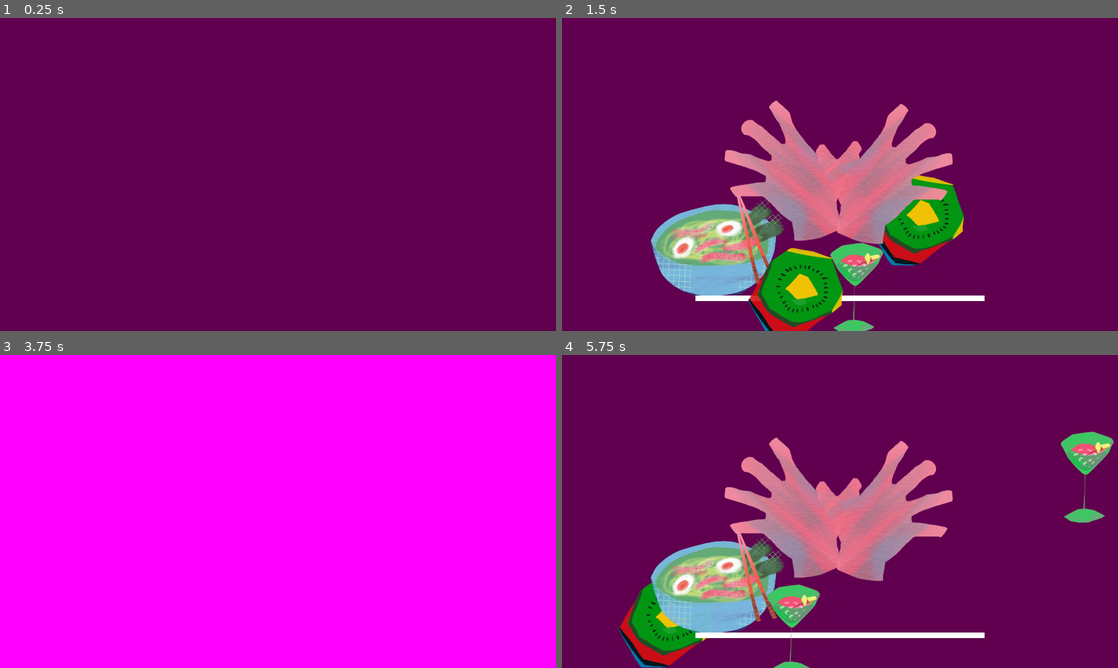
Above: before the commit, frames 1-4 (two rows, left to right).
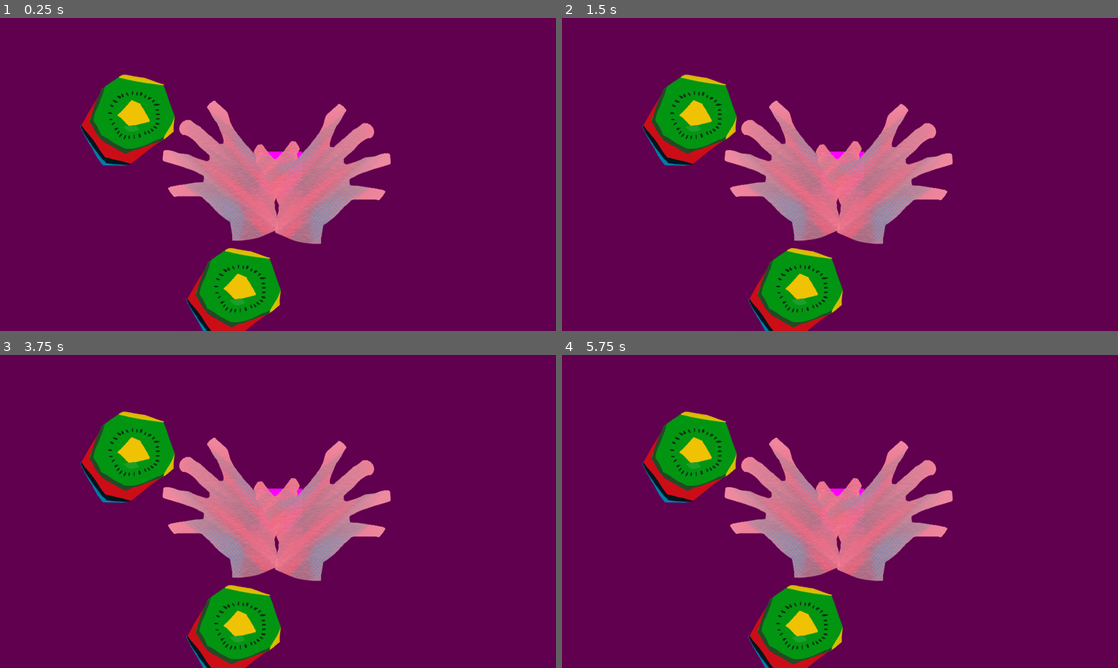
Above: after the commit, the same moments.

Repository: riioze/GameJamFevrier2024
Game: Godot game, scene res://scenes/main.tscn
The game is run twice, just before and just after one commit, with the same random seed, the same clock (stepped at 60 frames per second) and the same inputs.
Inputs (mouse positions are in pixels of both pictures, inside the frame that each line leads up to):
- Up to frame 1 (0.25 s): no input
- Up to frame 2 (1.5 s): tap Enter (Confirm) at 0.5, 1.35 s; move the mouse to (962, 158) at 0.52 s; hold Enter (Confirm) 0.53-1.28 s; move the mouse to (728, 190) at 1.27 s
- Up to frame 3 (3.75 s): tap Enter (Confirm) at 2, 2.85, 3.5 s; move the mouse to (333, 442) at 2.02 s; hold Enter (Confirm) 2.03-2.78 s; move the mouse to (250, 574) at 2.77 s; move the mouse to (444, 558) at 3.52 s; hold Enter (Confirm) from 3.53 s (still down)
- Up to frame 4 (5.75 s): move the mouse to (673, 464) at 4.27 s; release Enter (Confirm) at 4.28 s; tap Enter (Confirm) at 4.35 s; move the mouse to (867, 511) at 5.02 s; hold Enter (Confirm) from 5.03 s (still down)

The runs differ from the first frame. In frame 1, 16% of the frame differs, in the area x 14-71%, y 18-100%; in frame 2, 13%; in frame 3, 100%, in the area x 0-100%, y 0-100%; in frame 4, 16%.

Commit message:
menu stuff

Diff:
--- a/scenes/game.tscn
+++ b/scenes/game.tscn
@@ -1,7 +1,7 @@
 [gd_scene load_steps=8 format=3 uid="uid://7ce888h1fjw1"]
 
 [ext_resource type="Script" path="res://scripts/game_manager.gd" id="1_3htwk"]
-[ext_resource type="PackedScene" uid="uid://bkjy1n2vkd507" path="res://scenes/stuffs.tscn" id="3_uotv3"]
+[ext_resource type="PackedScene" uid="uid://bkjy1n2vkd507" path="res://scenes/stuff/stuffs.tscn" id="2_fvvv8"]
 [ext_resource type="PackedScene" uid="uid://bmq8ca2ph2iry" path="res://scenes/sanity.tscn" id="3_wh5sc"]
 [ext_resource type="Script" path="res://scripts/round_manager.gd" id="8_iq5pv"]
 [ext_resource type="Script" path="res://scripts/eyes.gd" id="9_kbkh5"]
@@ -13,7 +13,7 @@
 [node name="game" type="Node"]
 script = ExtResource("1_3htwk")
 
-[node name="stuffs" parent="." instance=ExtResource("3_uotv3")]
+[node name="stuffs" parent="." instance=ExtResource("2_fvvv8")]
 
 [node name="sanity" parent="." instance=ExtResource("3_wh5sc")]
 
--- a/scenes/hands/arm.tscn
+++ b/scenes/hands/arm.tscn
@@ -35,6 +35,7 @@
 [node name="Hand" type="Node" parent="."]
 
 [node name="HandSprite" type="Sprite2D" parent="Hand"]
+z_index = 10
 texture = ExtResource("5_i2no6")
 
 [node name="NodeFollowNode" type="Node" parent="Hand/HandSprite" node_paths=PackedStringArray("followed")]
--- a/scenes/menu.gd
+++ /dev/null
@@ -1,5 +0,0 @@
-class_name MenuManager extends Node
-
-func _input(event):
-	if event.is_action_pressed("Confirm"):
-		SceneManager.load_game()
--- a/scenes/menu.tscn
+++ b/scenes/menu.tscn
@@ -1,6 +1,12 @@
-[gd_scene load_steps=2 format=3 uid="uid://35qsbc85q6sm"]
+[gd_scene load_steps=4 format=3 uid="uid://35qsbc85q6sm"]
 
-[ext_resource type="Script" path="res://scenes/menu.gd" id="1_j78wb"]
+[ext_resource type="Script" path="res://scripts/menu.gd" id="1_sc1lf"]
+[ext_resource type="PackedScene" uid="uid://bjiujhb3mbxhn" path="res://scenes/hands/hands.tscn" id="2_hu80o"]
+[ext_resource type="PackedScene" uid="uid://bciqjxdj147b1" path="res://scenes/stuff/menu_stuff.tscn" id="3_8pch8"]
 
 [node name="menu" type="Node"]
-script = ExtResource("1_j78wb")
+script = ExtResource("1_sc1lf")
+
+[node name="hands" parent="." instance=ExtResource("2_hu80o")]
+
+[node name="MenuStuff" parent="." instance=ExtResource("3_8pch8")]
--- /dev/null
+++ b/scenes/stuff/menu_stuff.tscn
@@ -0,0 +1,18 @@
+[gd_scene load_steps=4 format=3 uid="uid://bciqjxdj147b1"]
+
+[ext_resource type="Script" path="res://scripts/menu_stuff.gd" id="1_7ujjp"]
+[ext_resource type="PackedScene" uid="uid://c10ad6r75j0st" path="res://scenes/stuff/stuff_button.tscn" id="2_d7lhk"]
+
+[sub_resource type="PlaceholderTexture2D" id="PlaceholderTexture2D_tferg"]
+size = Vector2(150, 150)
+
+[node name="MenuStuff" type="Node" node_paths=PackedStringArray("stuff_list")]
+script = ExtResource("1_7ujjp")
+stuff_list = [NodePath("StartButton")]
+
+[node name="StartButton" parent="." node_paths=PackedStringArray("action_node") instance=ExtResource("2_d7lhk")]
+action_node = NodePath("../Action")
+
+[node name="Action" type="Sprite2D" parent="."]
+position = Vector2(970, 535)
+texture = SubResource("PlaceholderTexture2D_tferg")
--- a/scenes/stuff.tscn
+++ b/scenes/stuff/stuff.tscn
@@ -1,8 +1,8 @@
 [gd_scene load_steps=5 format=3 uid="uid://vpqhsiin2c57"]
 
-[ext_resource type="Script" path="res://scripts/stuff/stuff.gd" id="1_sym8t"]
-[ext_resource type="Script" path="res://scripts/node/rigid_follow_node.gd" id="2_4fmqt"]
-[ext_resource type="Texture2D" uid="uid://bijb28icxn5d" path="res://sprites/stuff/KiwiV1.png" id="3_gadkx"]
+[ext_resource type="Script" path="res://scripts/stuff/stuff.gd" id="1_3ceh0"]
+[ext_resource type="Texture2D" uid="uid://bijb28icxn5d" path="res://sprites/stuff/KiwiV1.png" id="2_ogw5a"]
+[ext_resource type="Script" path="res://scripts/node/rigid_follow_node.gd" id="3_pxjvc"]
 
 [sub_resource type="CircleShape2D" id="CircleShape2D_be35m"]
 radius = 100.0
--- /dev/null
+++ b/scenes/stuff/stuff_button.tscn
@@ -0,0 +1,24 @@
+[gd_scene load_steps=5 format=3 uid="uid://c10ad6r75j0st"]
+
+[ext_resource type="Script" path="res://scripts/stuff/stuff_button.gd" id="1_1qm7u"]
+[ext_resource type="Texture2D" uid="uid://bijb28icxn5d" path="res://sprites/stuff/KiwiV1.png" id="2_inlb0"]
+[ext_resource type="Script" path="res://scripts/node/rigid_follow_node.gd" id="3_288r1"]
+
+[sub_resource type="CircleShape2D" id="CircleShape2D_vgi8a"]
+radius = 100.0
+
+[node name="StuffButton" type="RigidBody2D"]
+position = Vector2(438, 349)
+collision_layer = 2
+collision_mask = 2
+gravity_scale = 0.0
+script = ExtResource("1_1qm7u")
+
+[node name="CollisionShape2D" type="CollisionShape2D" parent="."]
+shape = SubResource("CircleShape2D_vgi8a")
+
+[node name="Sprite2D" type="Sprite2D" parent="."]
+texture = ExtResource("2_inlb0")
+
+[node name="RigidFollowNode" type="Node" parent="."]
+script = ExtResource("3_288r1")
--- a/scripts/hands/hand.gd
+++ b/scripts/hands/hand.gd
@@ -22,7 +22,7 @@
 var forearm_lenght : float = 700
 var arm_lenght : float = 700
 
-@onready var stuff_manager : StuffManager = SceneManager.game.get_node("stuffs")
+@onready var stuff_manager : Node #= SceneManager.game.get_node("stuffs")
 var closest_stuff : Stuff
 var old_closest_stuff : Stuff
 var picked_stuff : Stuff
@@ -50,6 +50,11 @@
 		state.set_transform(t)
 
 func get_closest_stuff() -> Stuff:
+	if SceneManager.game != null:
+		stuff_manager = SceneManager.game.get_node("stuffs")
+	elif SceneManager.menu != null:
+		stuff_manager = SceneManager.menu.get_node("MenuStuff")
+
 	var stuff_list = stuff_manager.stuff_list
 	if(stuff_list.size() == 0): return null
 
--- /dev/null
+++ b/scripts/menu.gd
@@ -0,0 +1,5 @@
+class_name MenuManager extends Node
+
+#func _input(event):
+	#if event.is_action_pressed("Confirm"):
+		#SceneManager.load_game()
--- /dev/null
+++ b/scripts/menu_stuff.gd
@@ -0,0 +1,3 @@
+class_name MenuStuff extends Node
+
+@export var stuff_list : Array[Stuff] = []
--- a/scripts/stuff/stuff.gd
+++ b/scripts/stuff/stuff.gd
@@ -65,3 +65,6 @@
 	follow_node.active = false
 	follow_node.followed = null
 	new_scale = 1
+
+	if has_method("let_go_bis"):
+		call("let_go_bis")
--- /dev/null
+++ b/scripts/stuff/stuff_button.gd
@@ -0,0 +1,14 @@
+class_name StuffButton extends Stuff
+
+@export var action_node : Node2D
+var min_action_distance : float = 150
+
+func let_go_bis():
+	var distance = action_node.global_position.distance_to(global_position)
+	if distance < min_action_distance:
+		global_position = action_node.position
+		await TimeManager.sleep(0.5)
+		action()
+
+func action():
+	SceneManager.load_game()
--- a/scripts/stuff/stuff_manager.gd
+++ b/scripts/stuff/stuff_manager.gd
@@ -10,7 +10,7 @@
 
 @export var texture_list : Array[Texture]
 
-@onready var stuff_scene : Resource = preload("res://scenes/stuff.tscn")
+@onready var stuff_scene : Resource = preload("res://scenes/stuff/stuff.tscn")
 
 func check_stuff_list_positions():
 	for id in range(stuff_count):
Not shown: 2 places in scenes/stuff/stuff.tscn that only renumber resources
Renamed: scenes/stuffs.tscn -> scenes/stuff/stuffs.tscn
